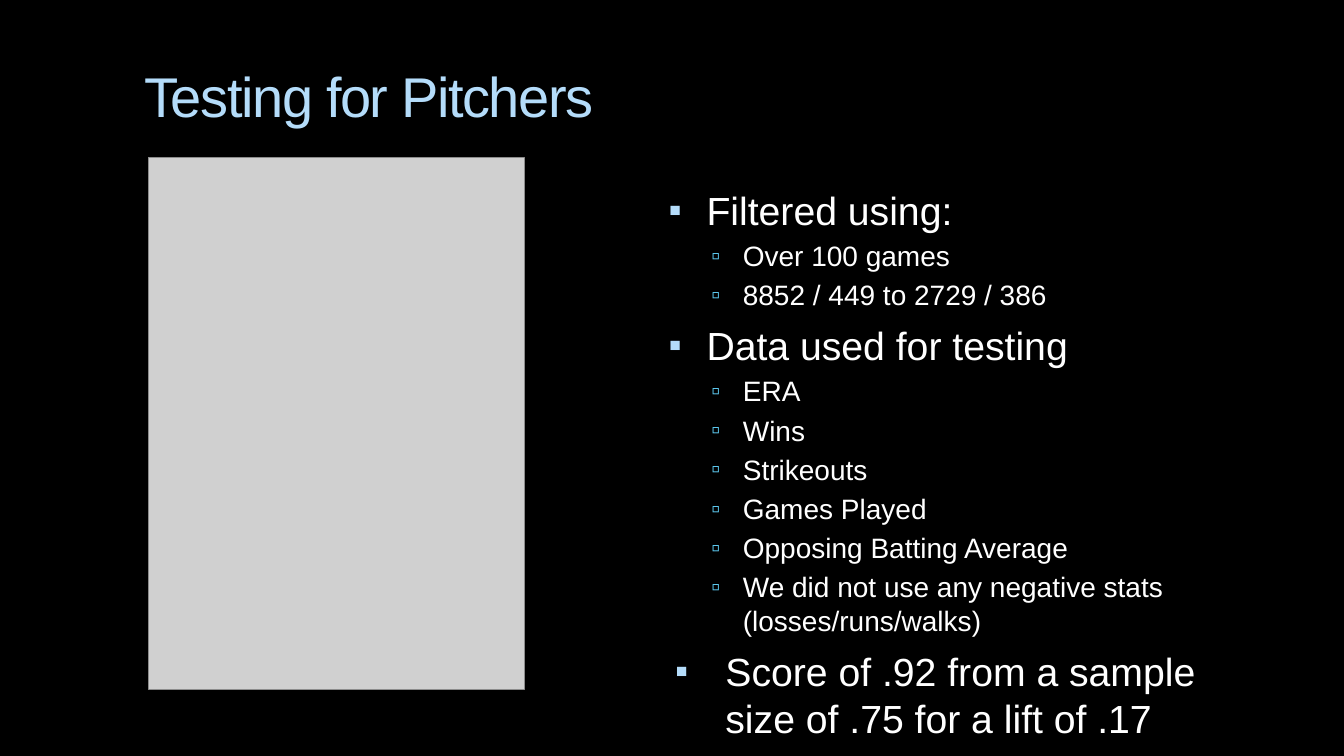
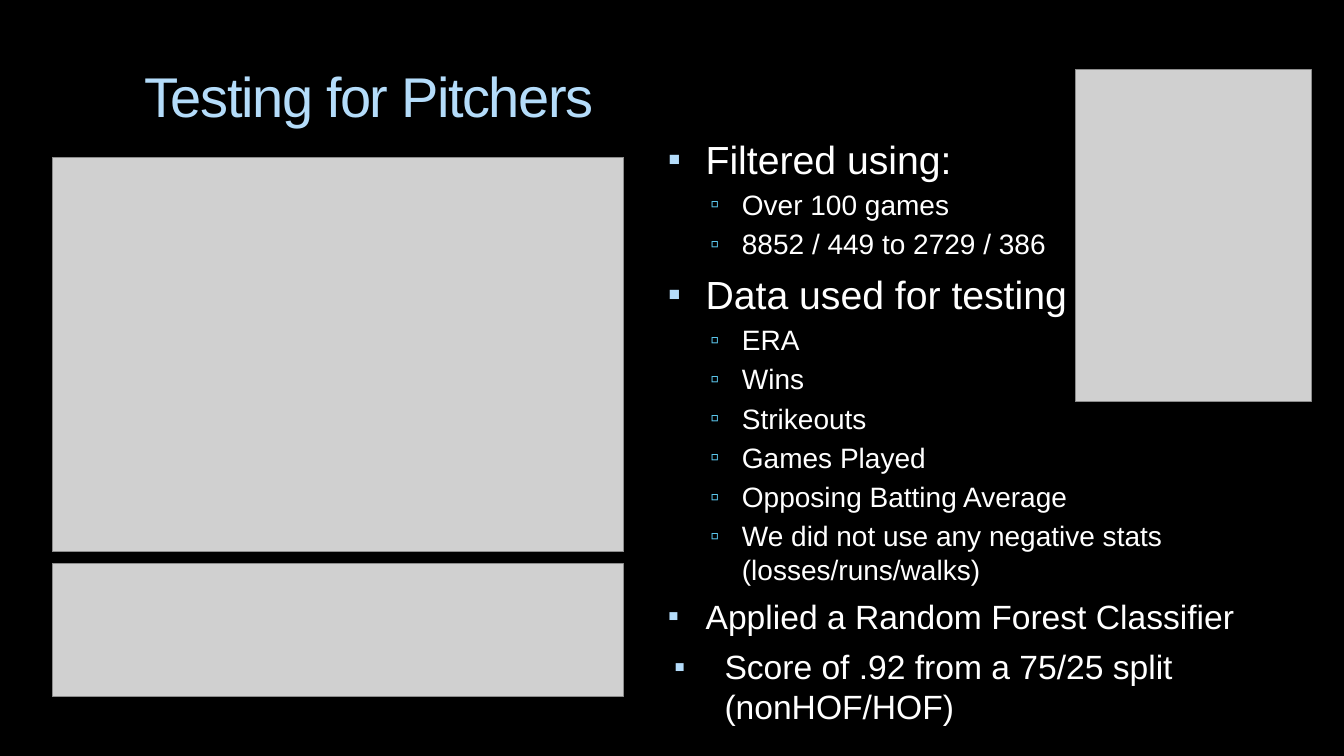
Before and after one commit to Prajit819/HOFData, a slide deck: slide 5 of Final Presentation.pptx. Drawn at 1344x756 pixels with LibreOffice and Linux fonts; fonts in the diff are those of the drawing; grey boxes stand for pictures; background and template pictures are left out. Boxes give left, top, right and bottom in pixels: in the first picture for what was removed or moved away, otherwise in the second. Text is boxed around its words. In the diff, an @@ line names an element or a change of style, - is before the commit and + after.

```diff
--- a/Final Presentation.pptx
+++ b/Final Presentation.pptx
@@ picture: place and size @@
-picture at bbox=[148, 158, 525, 690]
+picture at bbox=[1076, 70, 1312, 402]
@@ text "Filtered using:": place and size @@
-text "Filtered using:" at bbox=[707, 196, 1195, 734]
+text "Filtered using:" at bbox=[706, 145, 1234, 686]
@@ picture added at bbox=[52, 157, 624, 552] @@
@@ picture added at bbox=[52, 564, 624, 696] @@
@@ text at bbox=[706, 604, 1234, 686]: text changed; size 28 to 24 pt @@
-▪ Score of .92 from a sample size of .75 for a lift of .17
+▪ Applied a Random Forest Classifier
+▪ Score of .92 from a 75/25 split (nonHOF/HOF)
```
Also in this commit, not shown: 2 other slides changed, 4 other files.
